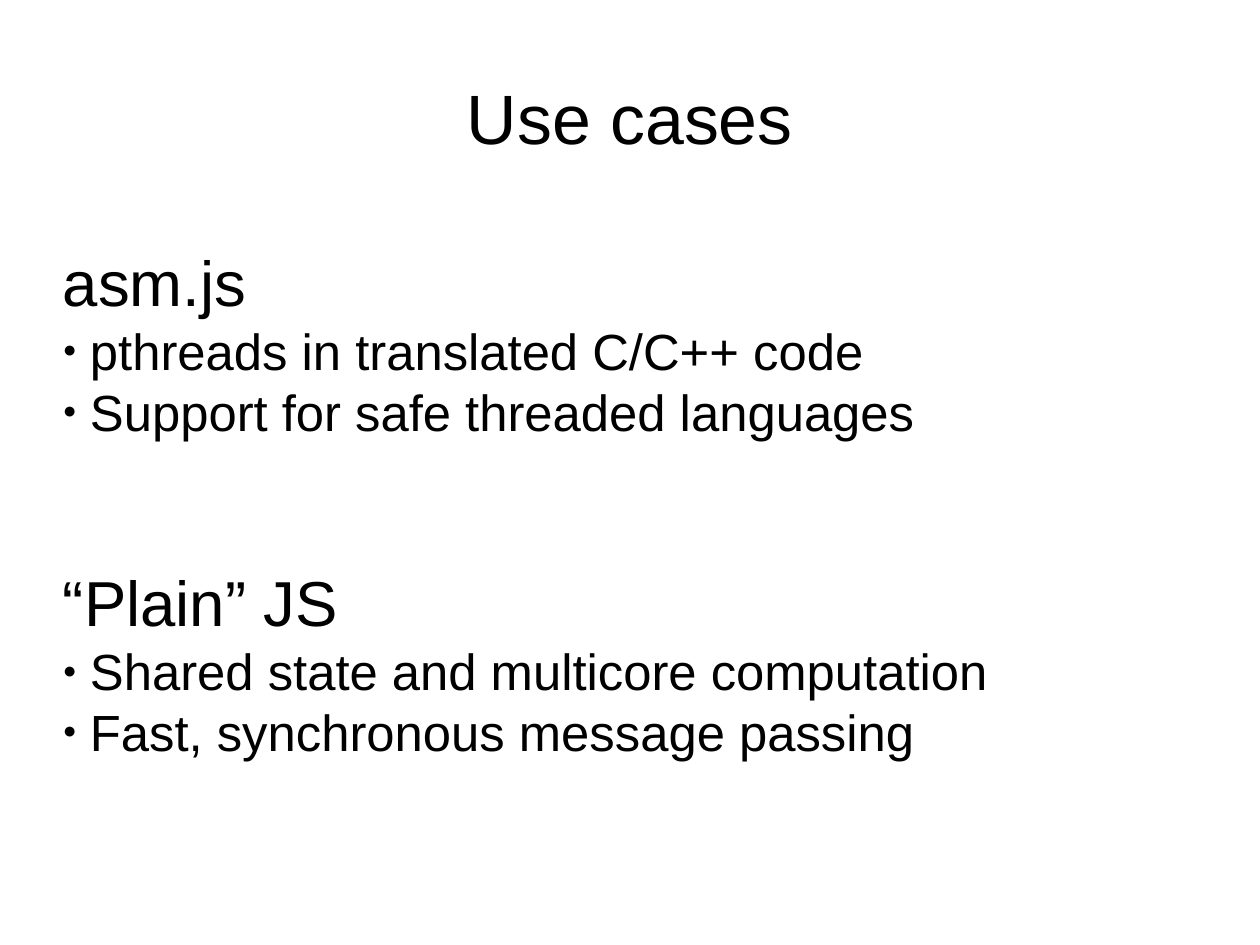
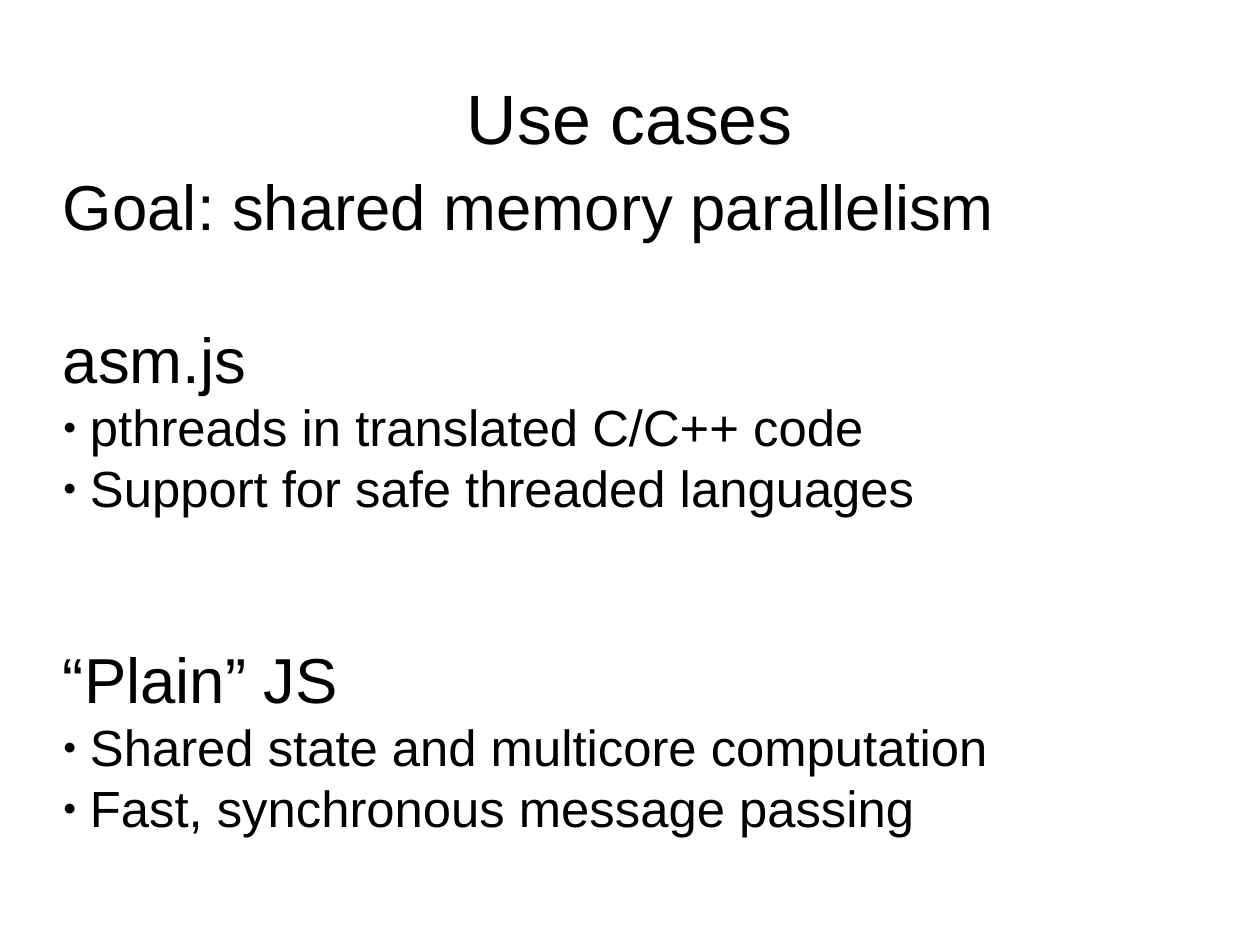
Before and after one commit to tc39/proposal-ecmascript-sharedmem, a slide deck: slide 2 of tc39/presentation-sept-2015.odp. Drawn at 1260x945 pixels with LibreOffice and Linux fonts; fonts in the diff are those of the drawing. Boxes give left, top, right and bottom in pixels: in the first picture for what was removed or moved away, otherwise in the second. Text is boxed around its words. In the diff, an @@ line names an element or a change of style, - is before the commit and + after.

```diff
--- a/tc39/presentation-sept-2015.odp
+++ b/tc39/presentation-sept-2015.odp
@@ subtitle at (63, 184, 993, 242): paragraph added @@
+Goal: shared memory parallelism
@@ subtitle "Goal: shared memory parallelism": place and size @@
-subtitle "Goal: shared memory parallelism" at (63, 260, 988, 761)
+subtitle "Goal: shared memory parallelism" at (63, 184, 993, 838)
```
Also in this commit, not shown: 6 other slides changed, 6 slides added, 1 slide removed.
